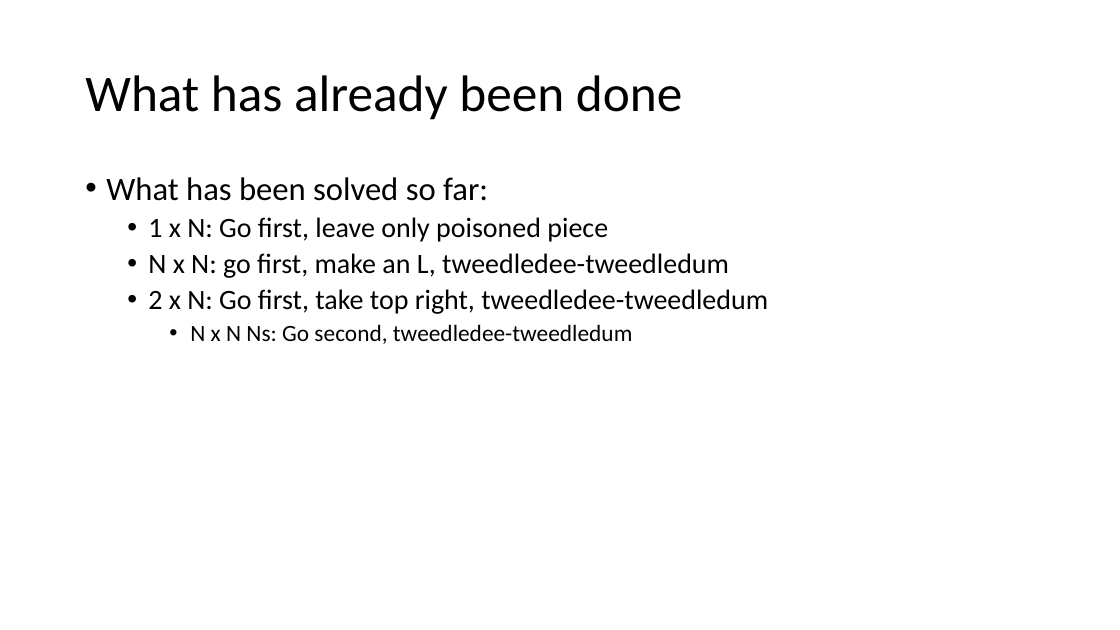
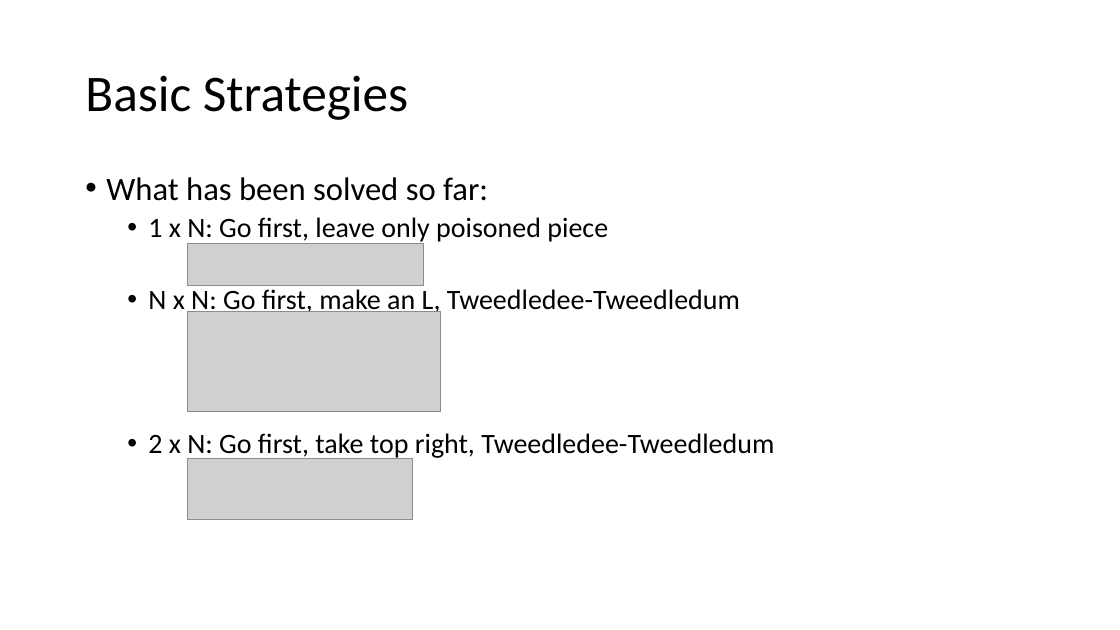
Before and after one commit to EzraSkwarka/Math-Capstone, a slide deck: slide 7 of Presentation/Mat Cap draft.pptx. Drawn at 1120x630 pixels with LibreOffice and Linux fonts; fonts in the diff are those of the drawing; grey boxes stand for pictures. Boxes give left, top, right and bottom in pixels: in the first picture for what was removed or moved away, otherwise in the second. Text is boxed around its words. In the diff, an @@ line names an element or a change of style, - is before the commit and + after.

```diff
--- a/Presentation/Mat Cap draft.pptx
+++ b/Presentation/Mat Cap draft.pptx
@@ title at <box>85,75,408,120</box>: text changed @@
-What has already been done
+Basic Strategies
@@ picture added at <box>187,244,424,285</box> @@
@@ text at <box>148,289,774,460</box>: text changed @@
-  • N x N: go first, make an L, tweedledee-tweedledum
-  • 2 x N: Go first, take top right, tweedledee-tweedledum
-    • N x N Ns: Go second, tweedledee-tweedledum
+  • N x N: Go first, make an L, Tweedledee-Tweedledum
+  • 2 x N: Go first, take top right, Tweedledee-Tweedledum
@@ picture added at <box>187,312,441,412</box> @@
@@ picture added at <box>187,459,413,519</box> @@
```
Also in this commit, not shown: 7 other slides changed, 17 slides added, 1 slide removed.
